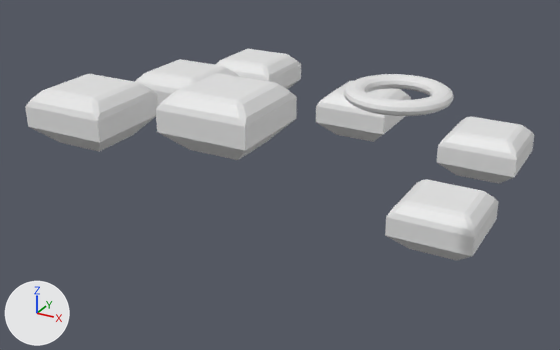
One commit to the FBX model Assets/Prefab/3_2/Level_3_2.fbx: the scene before it, then after it.
Before and after are seen from a camera (50 mm lens) standing at (17.6, -63.0, 33.9) and looking at (-15.6, -2.5, 3.7). Arrows for +X, +Y and +Z are at lower left; the lights stay in place. Where no turn or scale is listed for an object, it has been applied to the vertices.
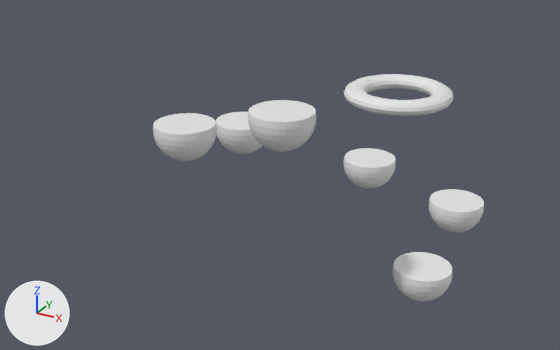
The newer file is also rescaled (x0.766), turned or shifted as a whole; pictures and numbers use the older file's frame.

What changed in the scene script:
```text
Add me_sphere_005:
    me_sphere_005.from_pydata(...)  # 321 vertices, 321 faces; spans x -2.61..2.61, y -2.61..2.61, z -2.61..0.54
Remove ob_cube_002:
    ob_cube_002 = bpy.data.objects.new('Cube.002', me_cube_009)
    ob_cube_002.location = (-16.0, 12.0, 4.0)
Remove ob_cube_006:
    ob_cube_006 = bpy.data.objects.new('Cube.006', me_cube_013)
    ob_cube_006.location = (-16.0, -16.0, 12.0)
Remove ob_cube_005:
    ob_cube_005 = bpy.data.objects.new('Cube.005', me_cube_012)
    ob_cube_005.location = (-30.0, -16.0, 10.0)
Remove ob_cube_001:
    ob_cube_001 = bpy.data.objects.new('Cube.001', me_cube_008)
    ob_cube_001.location = (-2.0, 12.0, 2.0)
Remove ob_cube_003:
    ob_cube_003 = bpy.data.objects.new('Cube.003', me_cube_010)
    ob_cube_003.location = (-30.0, 12.0, 6.0)
Remove ob_cube:
    ob_cube = bpy.data.objects.new('Cube', me_cube_002)
    ob_cube.location = (-2.0, -2.0, 0.0)
Remove ob_cube_004:
    ob_cube_004 = bpy.data.objects.new('Cube.004', me_cube_011)
    ob_cube_004.location = (-30.0, -2.0, 8.0)
Add ob_sphere_005:
    ob_sphere_005 = bpy.data.objects.new('Sphere.005', me_sphere_005)
    ob_sphere_005.location = (-18.27, -14.0, 11.63)
Add ob_sphere_002:
    ob_sphere_002 = bpy.data.objects.new('Sphere.002', me_sphere_005.copy())
    ob_sphere_002.location = (-9.13, 4.27, 3.8)
Add ob_sphere_006:
    ob_sphere_006 = bpy.data.objects.new('Sphere.006', me_sphere_005.copy())
    ob_sphere_006.location = (-9.13, -14.0, 14.24)
Add ob_sphere_004:
    ob_sphere_004 = bpy.data.objects.new('Sphere.004', me_sphere_005.copy())
    ob_sphere_004.location = (-18.27, -4.87, 9.02)
Add ob_sphere:
    ob_sphere = bpy.data.objects.new('Sphere', me_sphere_005.copy())
    ob_sphere.location = (0.0, -4.87, -1.42)
Add ob_sphere_001:
    ob_sphere_001 = bpy.data.objects.new('Sphere.001', me_sphere_005.copy())
    ob_sphere_001.location = (0.0, 4.27, 1.19)
```

Where the change shows, as pixel boxes (x1, y1, x2, y2) in the pictures (560 x 350 px):
'Cube.006', deleted: before (156, 73, 297, 160)
'Cube.005', deleted: before (25, 74, 158, 152)
'Cube', deleted: before (385, 179, 499, 260)
'Cube.001', deleted: before (437, 117, 534, 184)
'Sphere.006', added: after (248, 100, 316, 152)
'Cube.002', deleted: before (316, 81, 411, 142)
'Sphere.005', added: after (153, 113, 217, 161)
'Sphere', added: after (393, 252, 453, 302)
'Cube.003', deleted: before (215, 49, 301, 89)
'Sphere.001', added: after (429, 189, 484, 232)
'Cube.004', deleted: before (135, 59, 239, 106)
'Sphere.002', added: after (343, 148, 396, 189)
'Sphere.004', added: after (215, 112, 263, 154)
